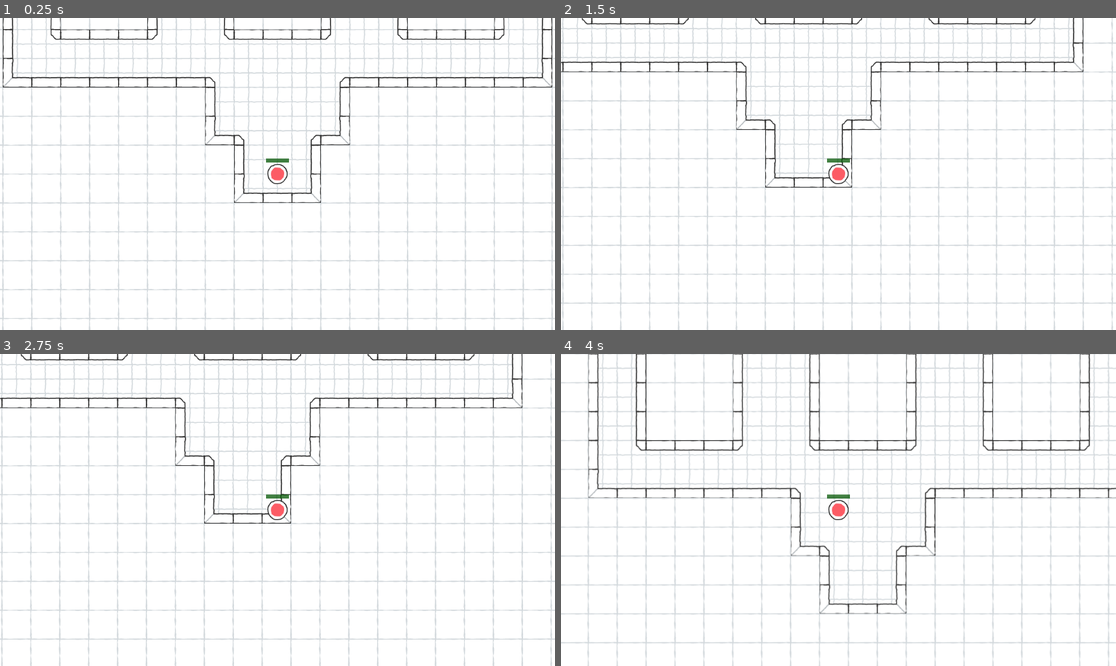
Above: before the commit, frames 1-4 (two rows, left to right).
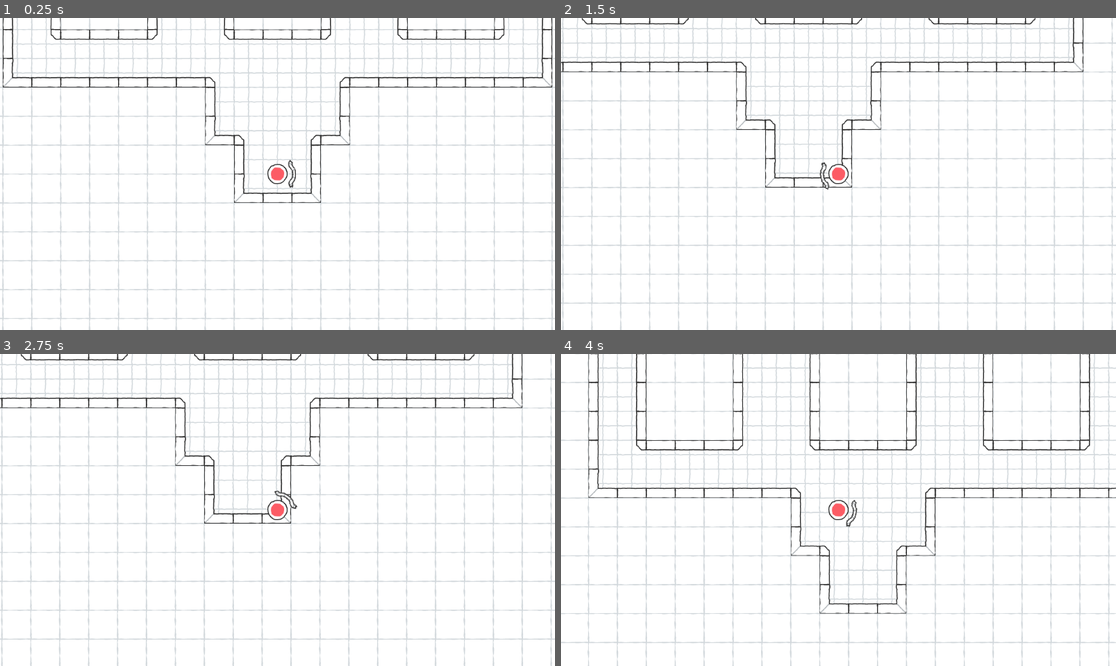
Above: after the commit, the same moments.

Repository: la-game/la-bh
Game: Godot game, scene res://src/game/maps/map_00.tscn
Same seed, same stepped clock (60 frames per second), same inputs: the game is played once before the commit and once after it. This scene is started directly instead of the project's main scene.
Inputs (mouse positions are in pixels of both pictures, inside the frame that each line leads up to):
- Up to frame 1 (0.25 s): no input
- Up to frame 2 (1.5 s): tap Enter at 0.5 s; move the mouse to (960, 158) at 0.52 s; hold D (move_right) 0.53-1.28 s; tap Space at 1.25 s; move the mouse to (727, 189) at 1.27 s; hold S (move_down) from 1.28 s (still down)
- Up to frame 3 (2.75 s): tap Enter at 2 s; move the mouse to (333, 441) at 2.02 s; release S (move_down) at 2.03 s; hold D (move_right) from 2.03 s (still down)
- Up to frame 4 (4 s): tap Space at 2.75 s; move the mouse to (810, 572) at 2.77 s; release D (move_right) at 2.78 s; hold W (move_up) 2.78-3.53 s; move the mouse to (1005, 556) at 3.52 s; hold A (move_left) from 3.53 s (still down)

The runs differ from the first frame. In frame 1, 0.1% of the frame differs, in the area x 47-54%, y 44-55%; in frame 2, 0.1%; in frame 3, 0.1%; in frame 4, 2.8%, in the area x 2-100%, y 0-84%.

Commit message:
Create bow

Diff:
--- a/project.godot
+++ b/project.godot
@@ -57,5 +57,6 @@
 
 [rendering]
 
+textures/canvas_textures/default_texture_filter=0
 renderer/rendering_method="gl_compatibility"
 renderer/rendering_method.mobile="gl_compatibility"
--- a/src/components/player_aim/player_aim.gd
+++ b/src/components/player_aim/player_aim.gd
@@ -4,4 +4,5 @@
 
 
 func _physics_process(_delta: float) -> void:
-	global_position = get_global_mouse_position()
+	if is_multiplayer_authority():
+		global_position = get_global_mouse_position()
--- a/src/game/maps/map.gd
+++ b/src/game/maps/map.gd
@@ -1,4 +1,4 @@
-## Base for all maps.
+## Base class for maps.
 class_name Map
 extends Node2D
 
--- a/src/game/player/player.gd
+++ b/src/game/player/player.gd
@@ -8,3 +8,5 @@
 @export var speed: StatusSpeed
 
 @export var attack: StatusAttack
+
+@export var aim: PlayerAim
--- a/src/game/player/player.tscn
+++ b/src/game/player/player.tscn
@@ -9,17 +9,13 @@
 [ext_resource type="PackedScene" uid="uid://dre2m6br1ehrq" path="res://src/components/player_aim/player_aim.tscn" id="4_o12vi"]
 [ext_resource type="PackedScene" uid="uid://bgyu827rfph6j" path="res://src/components/hitbox/hitbox.tscn" id="5_gjx5p"]
 [ext_resource type="PackedScene" uid="uid://du80x6s871mn0" path="res://src/components/player_camera/player_camera.tscn" id="6_22abn"]
+[ext_resource type="PackedScene" uid="uid://1wtwkvoqrufg" path="res://src/game/weapons/bow/bow.tscn" id="10_31isi"]
 
 [sub_resource type="CircleShape2D" id="CircleShape2D_75ms6"]
 radius = 8.0
 
 [sub_resource type="CircleShape2D" id="CircleShape2D_x7i0n"]
 radius = 16.0
-
-[sub_resource type="SceneReplicationConfig" id="SceneReplicationConfig_vxww1"]
-properties/0/path = NodePath(".:position")
-properties/0/spawn = true
-properties/0/replication_mode = 1
 
 [sub_resource type="Gradient" id="Gradient_hjpoe"]
 offsets = PackedFloat32Array(0)
@@ -48,16 +44,22 @@
 width = 48
 height = 8
 
-[node name="Player" type="CharacterBody2D" node_paths=PackedStringArray("health", "speed", "attack")]
+[sub_resource type="SceneReplicationConfig" id="SceneReplicationConfig_vxww1"]
+properties/0/path = NodePath(".:position")
+properties/0/spawn = true
+properties/0/replication_mode = 1
+
+[node name="Player" type="CharacterBody2D" node_paths=PackedStringArray("health", "speed", "attack", "aim")]
 collision_layer = 2
 script = ExtResource("1_6ls87")
 health = NodePath("StatusHealth")
 speed = NodePath("StatusSpeed")
 attack = NodePath("StatusAttack")
+aim = NodePath("PlayerAim")
 
 [node name="StatusHealth" parent="." node_paths=PackedStringArray("health_bar", "shield_bar") instance=ExtResource("1_5l3pl")]
-health_bar = NodePath("../HealthBar")
-shield_bar = NodePath("../ShieldBar")
+health_bar = NodePath("../CanvasLayer/HealthBar")
+shield_bar = NodePath("../CanvasLayer/ShieldBar")
 
 [node name="StatusSpeed" parent="." instance=ExtResource("2_eiwcd")]
 
@@ -83,10 +85,14 @@
 [node name="CollisionShape2D" type="CollisionShape2D" parent="Hitbox"]
 shape = SubResource("CircleShape2D_x7i0n")
 
-[node name="MultiplayerSynchronizer" type="MultiplayerSynchronizer" parent="."]
-replication_config = SubResource("SceneReplicationConfig_vxww1")
+[node name="Weapons" type="Node2D" parent="."]
 
-[node name="HealthBar" type="TextureProgressBar" parent="."]
+[node name="Bow" parent="Weapons" node_paths=PackedStringArray("player") instance=ExtResource("10_31isi")]
+player = NodePath("../..")
+
+[node name="CanvasLayer" type="CanvasLayer" parent="."]
+
+[node name="HealthBar" type="TextureProgressBar" parent="CanvasLayer"]
 offset_left = -24.0
 offset_top = -32.0
 offset_right = 24.0
@@ -95,9 +101,12 @@
 texture_under = SubResource("GradientTexture2D_fjoho")
 texture_progress = SubResource("GradientTexture2D_38vvm")
 
-[node name="ShieldBar" type="TextureProgressBar" parent="."]
+[node name="ShieldBar" type="TextureProgressBar" parent="CanvasLayer"]
 offset_left = -24.0
 offset_top = -32.0
 offset_right = 24.0
 offset_bottom = -24.0
 texture_progress = SubResource("GradientTexture2D_030v6")
+
+[node name="MultiplayerSynchronizer" type="MultiplayerSynchronizer" parent="."]
+replication_config = SubResource("SceneReplicationConfig_vxww1")
--- /dev/null
+++ b/src/game/weapons/arrow/arrow.gd
@@ -0,0 +1 @@
+extends Weapon
--- /dev/null
+++ b/src/game/weapons/arrow/arrow.tscn
@@ -0,0 +1,6 @@
+[gd_scene load_steps=2 format=3 uid="uid://cn0kdl3euwvdy"]
+
+[ext_resource type="Script" path="res://src/game/weapons/arrow/arrow.gd" id="1_q5nec"]
+
+[node name="Arrow" type="Area2D"]
+script = ExtResource("1_q5nec")
--- /dev/null
+++ b/src/game/weapons/bow/bow.gd
@@ -0,0 +1,10 @@
+extends Weapon
+
+
+func _physics_process(_delta: float) -> void:
+	# NOTE: We don't have to sync rotation because we already sync player.aim
+	global_rotation = global_position.angle_to_point(player.aim.global_position)
+
+
+func _on_timer_timeout() -> void:
+	pass # Replace with function body.
--- a/src/game/weapons/bow/bow.tscn
+++ b/src/game/weapons/bow/bow.tscn
@@ -1,16 +1,24 @@
-[gd_scene load_steps=3 format=3 uid="uid://1wtwkvoqrufg"]
+[gd_scene load_steps=4 format=3 uid="uid://1wtwkvoqrufg"]
 
 [ext_resource type="Texture2D" uid="uid://ettk6e82k7fv" path="res://assets/bow.tres" id="1_a4mw6"]
+[ext_resource type="Script" path="res://src/game/weapons/bow/bow.gd" id="1_cvuk1"]
 
 [sub_resource type="RectangleShape2D" id="RectangleShape2D_8uiqp"]
-size = Vector2(60, 20)
+size = Vector2(20, 60)
 
 [node name="Bow" type="Area2D"]
+script = ExtResource("1_cvuk1")
 
 [node name="Sprite2D" type="Sprite2D" parent="."]
+position = Vector2(30, 0)
+rotation = 1.57079
 texture = ExtResource("1_a4mw6")
 
 [node name="CollisionShape2D" type="CollisionShape2D" parent="."]
+position = Vector2(30, 0)
 shape = SubResource("RectangleShape2D_8uiqp")
 
 [node name="Timer" type="Timer" parent="."]
+autostart = true
+
+[connection signal="timeout" from="Timer" to="." method="_on_timer_timeout"]
--- /dev/null
+++ b/src/game/weapons/weapon.gd
@@ -0,0 +1,6 @@
+## Base class for weapons.
+class_name Weapon
+extends Area2D
+
+
+@export var player: Player
Not shown: 1 places in src/game/player/player.tscn that only renumber resources
